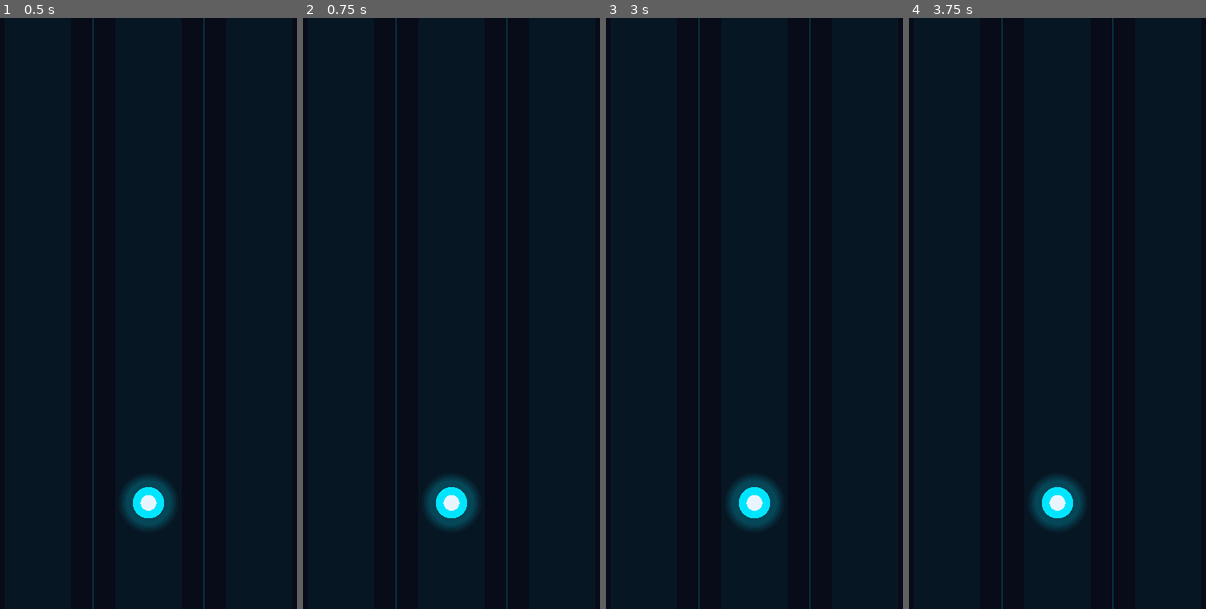
Above: before the commit, frames 1-4 (left to right).
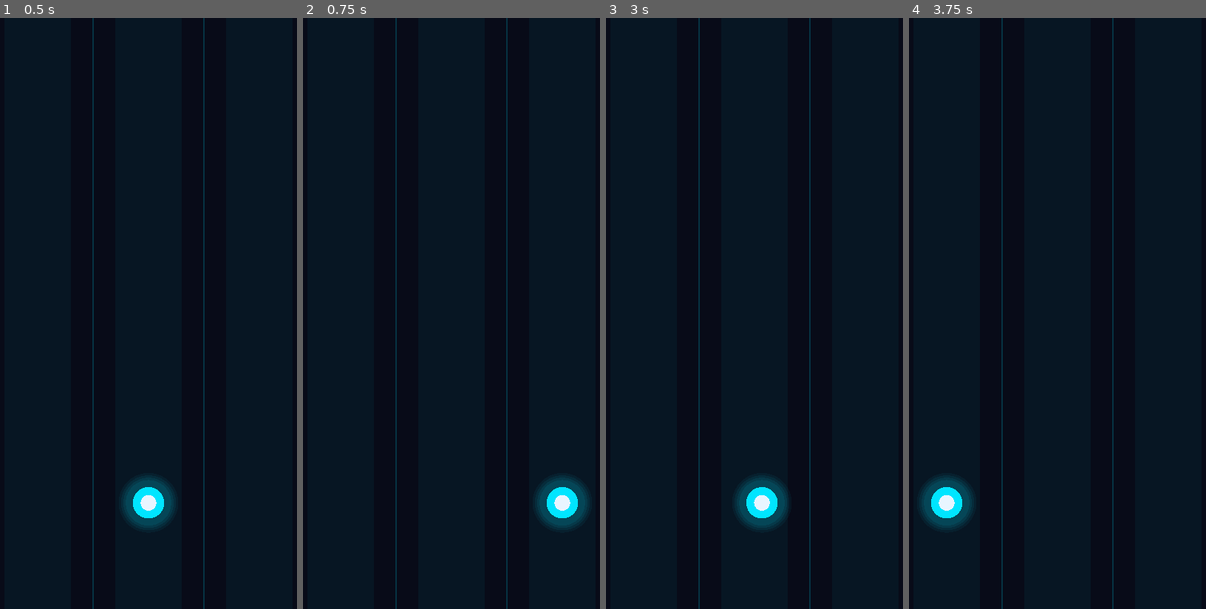
Above: after the commit, the same moments.

Repository: BananaInTrouble/Neon-Escape
Game: Godot game, scene res://scenes/main/main.tscn
Same seed, same stepped clock (60 frames per second), same inputs: the game is played once before the commit and once after it.
Inputs (mouse positions are in pixels of both pictures, inside the frame that each line leads up to):
- Up to frame 1 (0.5 s): no input
- Up to frame 2 (0.75 s): tap Enter at 0.5 s; move the mouse to (525, 283) at 0.52 s; hold Right (move_right) from 0.53 s (still down); click (525, 283) at 0.67 s
- Up to frame 3 (3 s): tap Space at 1.25, 2.75 s; move the mouse to (689, 343) at 1.27 s; release Right (move_right) at 1.28 s; hold Left (move_left) 1.28-2.03 s; tap Enter at 2 s; move the mouse to (787, 183) at 2.02 s; hold Right (move_right) from 2.03 s (still down); move the mouse to (736, 431) at 2.77 s; click (736, 431) at 2.92 s
- Up to frame 4 (3.75 s): tap Enter at 3.5 s; move the mouse to (1158, 402) at 3.52 s; release Right (move_right) at 3.53 s; hold Left (move_left) from 3.53 s (still down)

Frame 1 is identical in both runs. In frame 2, 2.3% of the frame differs, in the area x 41-96%, y 77-87%; in frame 3, 0.8%; in frame 4, 2.3%.

Commit message:
Neon Escape : étape 3, contrôles tactiles et clavier
Toucher à gauche/droite de l'écran ou flèches/A/D. Les boutons d'interface
consomment leurs touchers (gestion via _unhandled_input).

Co-Authored-By: Claude Opus 5.5 <noreply@anthropic.com>
Claude-Session: https://claude.ai/code/session_016cBnVpishZPQyf6j2qKhHQ

Diff:
--- a/scripts/gameplay/player_controller.gd
+++ b/scripts/gameplay/player_controller.gd
@@ -14,12 +14,36 @@
 @export var visual_radius := 34.0
 
 var lane: int = Lanes.CENTER
+## Désactivé à la fin de la partie pour ignorer les touchers.
+var controls_enabled := true
 var _area_width := 720.0
 var _tween: Tween
 
 
 func _ready() -> void:
 	area_entered.connect(_on_area_entered)
+
+
+## Les boutons de l'interface consomment leurs touchers avant d'arriver ici :
+## un appui sur Pause ne déplace donc jamais le joueur.
+func _unhandled_input(event: InputEvent) -> void:
+	if not controls_enabled:
+		return
+	var direction := 0
+	if event is InputEventScreenTouch and event.pressed:
+		direction = direction_for_tap(event.position.x, _area_width)
+	elif event.is_action_pressed("move_left"):
+		direction = -1
+	elif event.is_action_pressed("move_right"):
+		direction = 1
+	if direction != 0:
+		move_by(direction)
+		get_viewport().set_input_as_handled()
+
+
+## Moitié gauche de l'écran = -1, moitié droite = +1.
+static func direction_for_tap(x: float, area_width: float) -> int:
+	return -1 if x < area_width * 0.5 else 1
 
 
 ## Place le joueur sur la voie centrale, à la hauteur donnée.
--- a/tests/unit/test_player.gd
+++ b/tests/unit/test_player.gd
@@ -42,3 +42,58 @@
 	player.move_by(1)
 	await wait_frames(30)  # bien plus que la durée de l'animation
 	assert_almost_eq(player.position.x, 600.0, 0.5)
+
+
+func _tap(x: float) -> void:
+	var touch := InputEventScreenTouch.new()
+	touch.pressed = true
+	touch.position = Vector2(x, 600.0)
+	tree.root.push_input(touch, true)  # coordonnées de la zone de jeu
+
+
+func _key(action: String) -> void:
+	var ev := InputEventAction.new()
+	ev.action = action
+	ev.pressed = true
+	tree.root.push_input(ev)
+
+
+func test_tap_direction() -> void:
+	assert_eq(PlayerController.direction_for_tap(10.0, 720.0), -1)
+	assert_eq(PlayerController.direction_for_tap(359.0, 720.0), -1)
+	assert_eq(PlayerController.direction_for_tap(360.0, 720.0), 1)
+	assert_eq(PlayerController.direction_for_tap(710.0, 720.0), 1)
+
+
+func test_touch_moves_player() -> void:
+	_tap(100.0)
+	assert_eq(player.lane, Lanes.LEFT, "Toucher à gauche")
+	_tap(100.0)
+	assert_eq(player.lane, Lanes.LEFT, "Reste dans les voies")
+	_tap(650.0)
+	_tap(650.0)
+	_tap(650.0)
+	assert_eq(player.lane, Lanes.RIGHT, "Toucher à droite")
+
+
+func test_touch_release_is_ignored() -> void:
+	var release := InputEventScreenTouch.new()
+	release.pressed = false
+	release.position = Vector2(100.0, 600.0)
+	tree.root.push_input(release, true)
+	assert_eq(player.lane, Lanes.CENTER)
+
+
+func test_keyboard_moves_player() -> void:
+	_key("move_left")
+	assert_eq(player.lane, Lanes.LEFT)
+	_key("move_right")
+	_key("move_right")
+	assert_eq(player.lane, Lanes.RIGHT)
+
+
+func test_disabled_controls_ignore_input() -> void:
+	player.controls_enabled = false
+	_tap(100.0)
+	_key("move_right")
+	assert_eq(player.lane, Lanes.CENTER)
